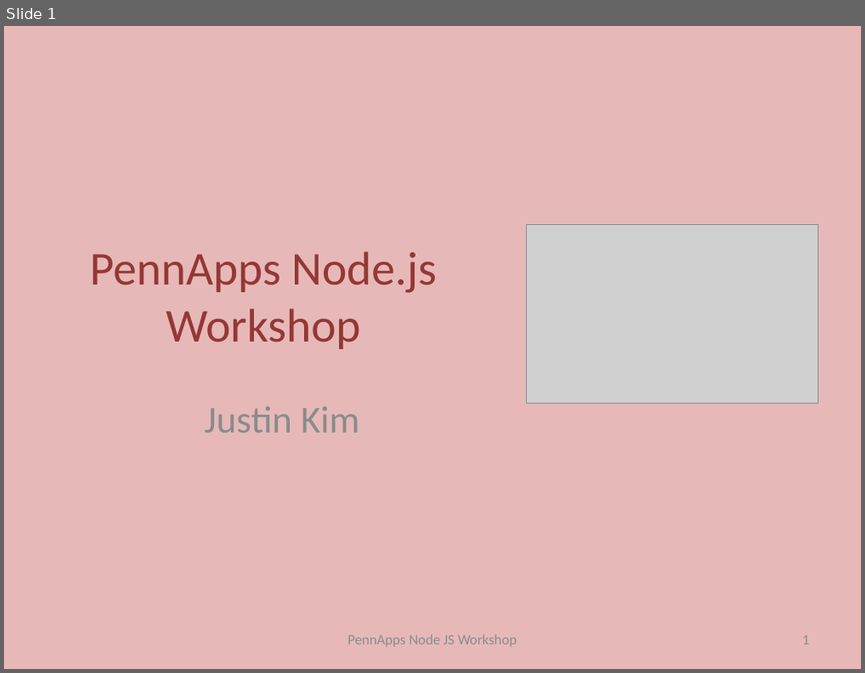
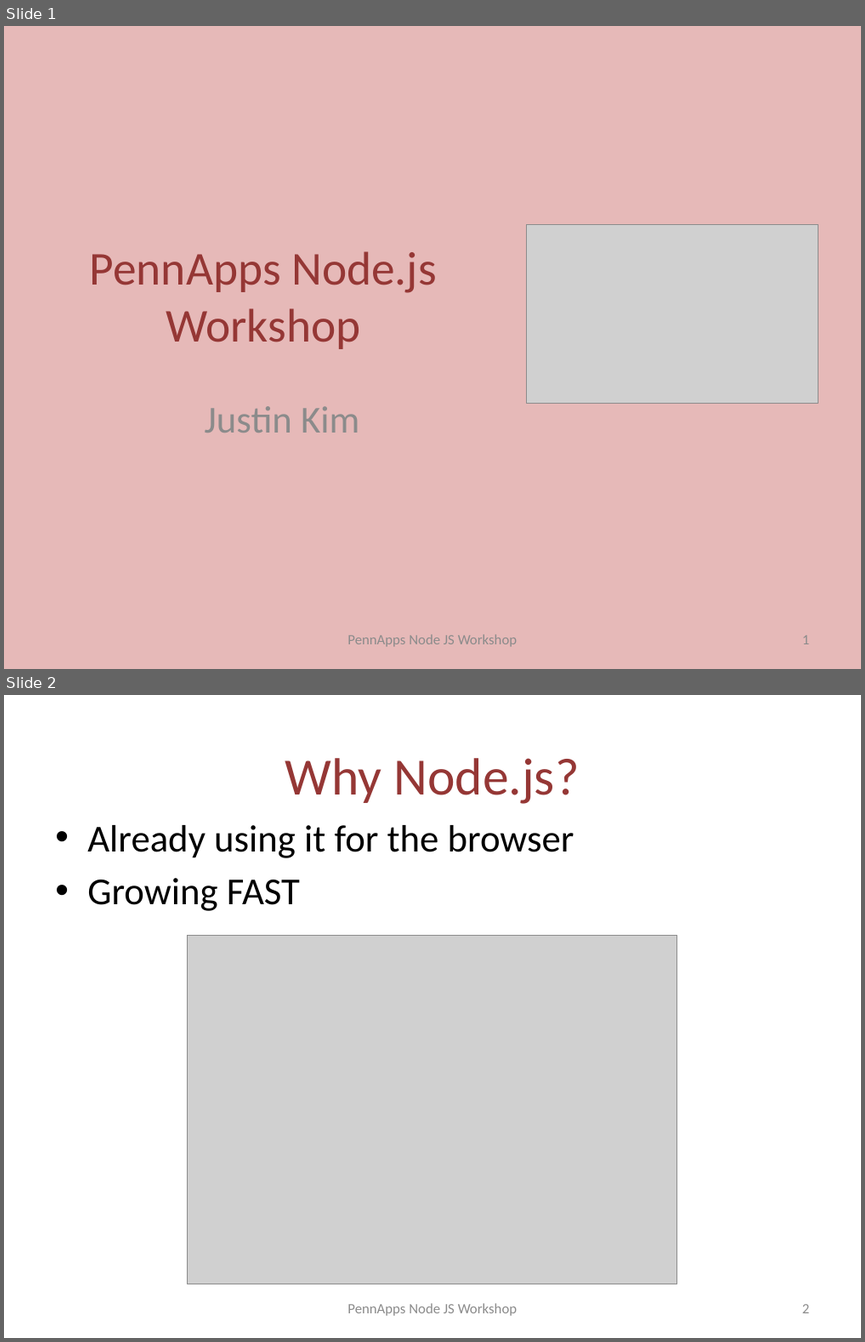
Before and after one commit to jusjmkim/pennapps-nodejs-workshop, a slide deck: pennapps-nodejs-workshop.pptx. Shown one above the other, each under a label of ours: slide 1 before the commit, slides 1 and 2 after it. The pictures are 865x673 and 865x1342 pixels, drawn with LibreOffice and Linux fonts; fonts in the diff are those of the drawing; grey boxes stand for pictures. Boxes give left, top, right and bottom in pixels: in the first picture for what was removed or moved away, otherwise in the second. Text is boxed around its words. In the diff, an @@ line names an element or a change of style, - is before the commit and + after.

```diff
--- a/pennapps-nodejs-workshop.pptx
+++ b/pennapps-nodejs-workshop.pptx
@@ slide 2 added at <box>4,695,861,1338</box>, background #FFFFFF @@
@@ title added at <box>285,758,579,804</box>, 44 pt, text #953735 @@
+Why Node.js?
@@ text added at <box>87,825,574,911</box>, 32 pt, text #000000 @@
+• Already using it for the browser
+• Growing FAST
@@ picture added at <box>188,935,676,1283</box> @@
@@ text added at <box>347,1303,517,1315</box>, 12 pt, text #8C8C8C @@
+PennApps Node JS Workshop
@@ page number added at <box>802,1304,809,1313</box>, 12 pt, text #8C8C8C @@
+2
```
Also in this commit, not shown: 1 slide changed, 19 other slides added, 6 other files.
